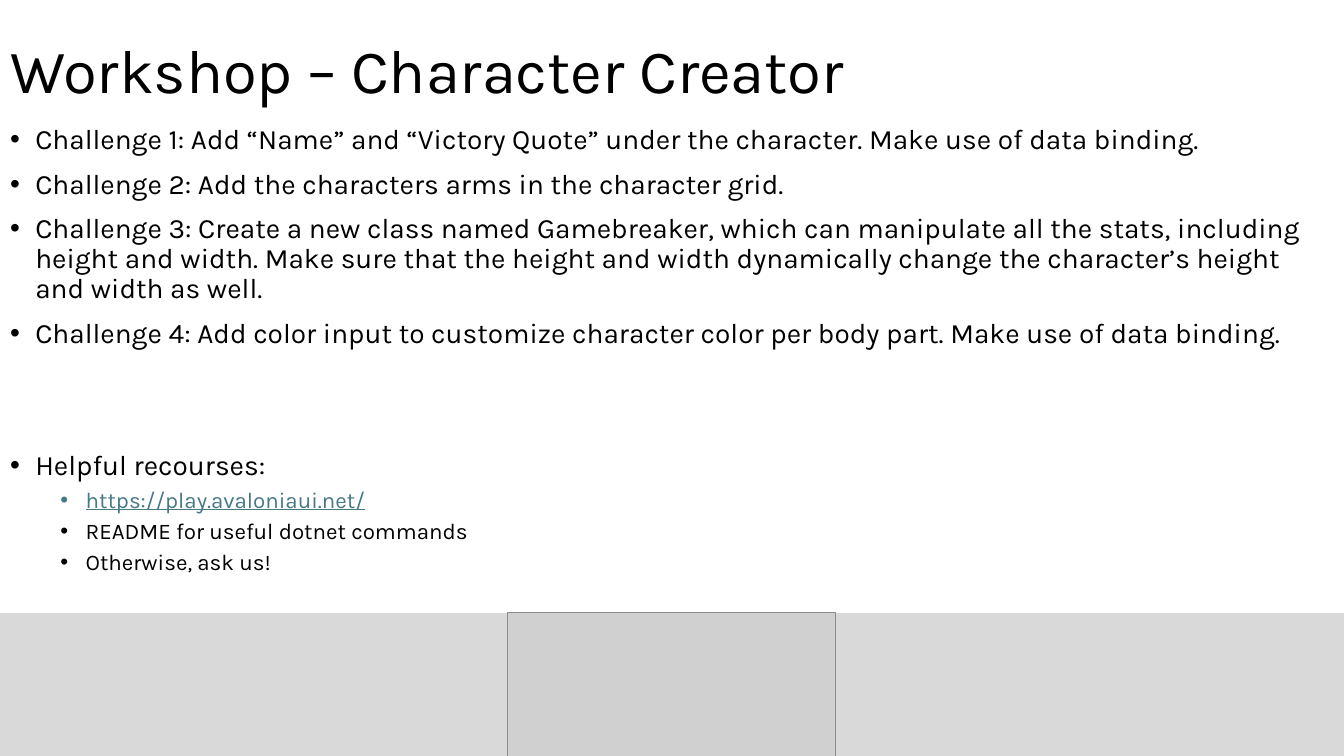
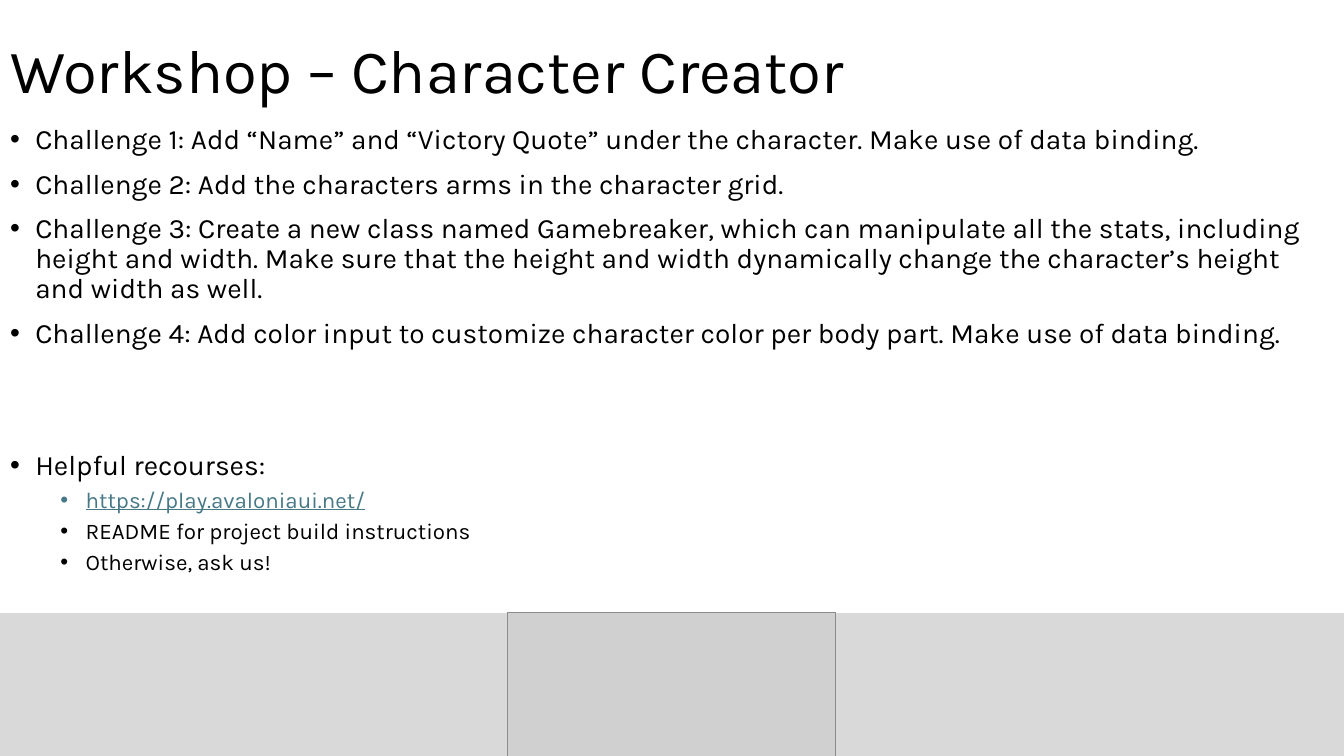
Before and after one commit to sebivenlo/esd-2024-avaloniaui, a slide deck: slide 9 of presentation/AvaloniaUI_presentation_GlennChanges.pptx. Drawn at 1344x756 pixels with LibreOffice and Linux fonts; fonts in the diff are those of the drawing; grey boxes stand for pictures. Boxes give left, top, right and bottom in pixels: in the first picture for what was removed or moved away, otherwise in the second. Text is boxed around its words. In the diff, an @@ line names an element or a change of style, - is before the commit and + after.

```diff
--- a/presentation/AvaloniaUI_presentation_GlennChanges.pptx
+++ b/presentation/AvaloniaUI_presentation_GlennChanges.pptx
@@ text at (86, 523, 471, 545): text changed @@
-  • README for useful dotnet commands
+  • README for project build instructions
```
Also in this commit, not shown: 3 other slides changed.
